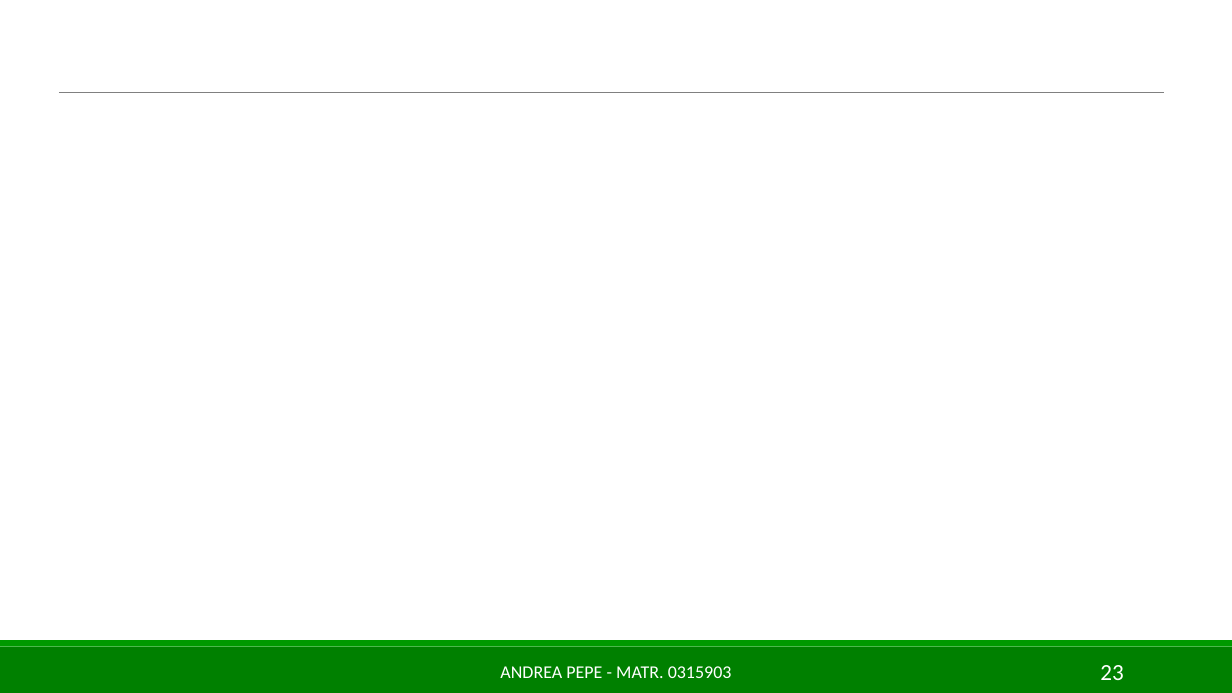
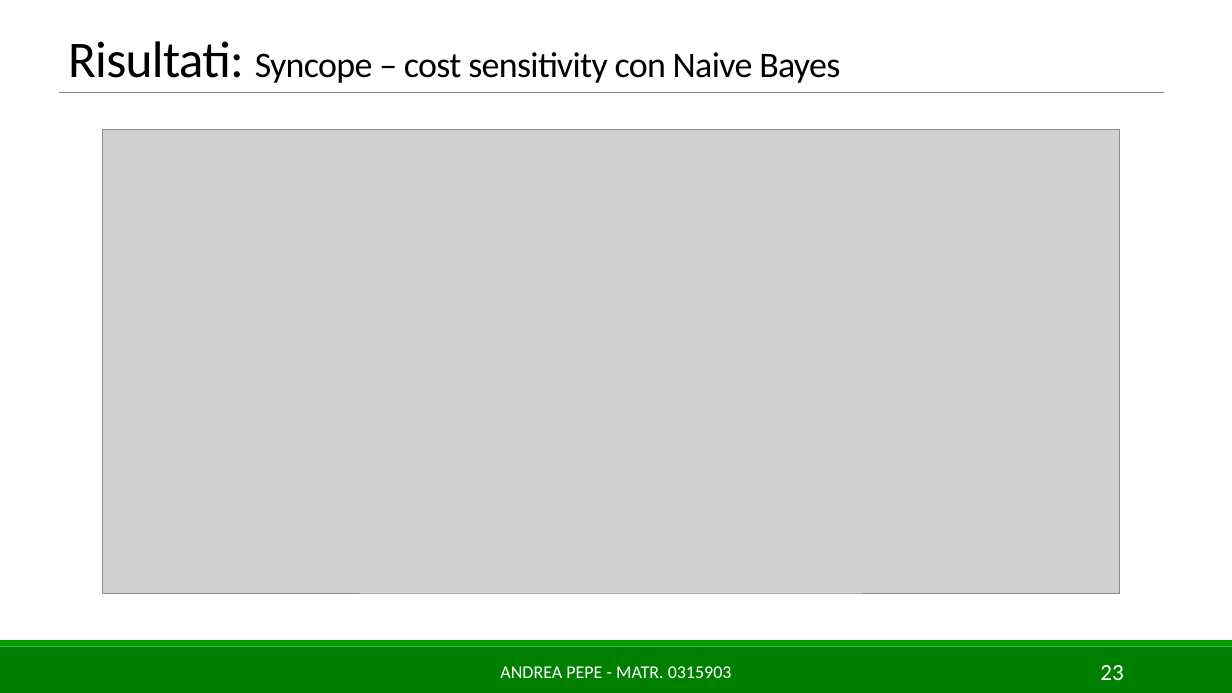
Before and after one commit to AndreaPepe/ISW2_Deliverables, a slide deck: slide 23 of ML/Slides/MLforSE_AndreaPepe_0315903.pptx. Drawn at 1232x693 pixels with LibreOffice and Linux fonts; fonts in the diff are those of the drawing; grey boxes stand for pictures. Boxes give left, top, right and bottom in pixels: in the first picture for what was removed or moved away, otherwise in the second. Text is boxed around its words. In the diff, an @@ line names an element or a change of style, - is before the commit and + after.

```diff
--- a/ML/Slides/MLforSE_AndreaPepe_0315903.pptx
+++ b/ML/Slides/MLforSE_AndreaPepe_0315903.pptx
@@ title added at <box>68,41,840,83</box>, 28 pt, text #000000 @@
+Risultati: Syncope – cost sensitivity con Naive Bayes
@@ picture added at <box>103,129,1120,592</box> @@
```
Also in this commit, not shown: 3 other slides changed, 9 other files.
